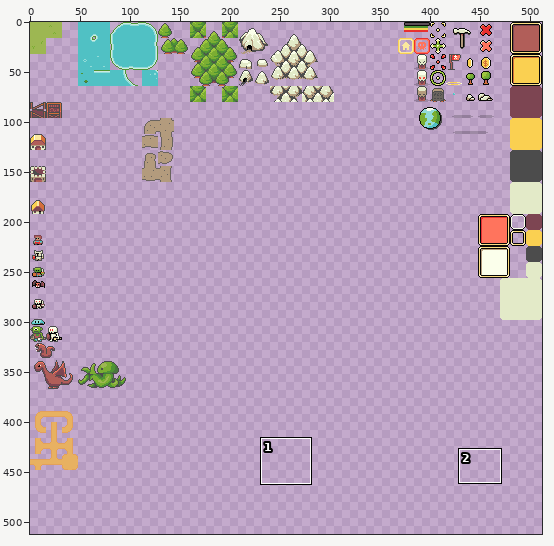
One commit to this sprite sheet: TownRaiser/TownRaiser/TownRaiserContent/MainTileset.png. The picture above shows the old version from afar; the outline marks the close-up.
Close-up. First the earlier version:
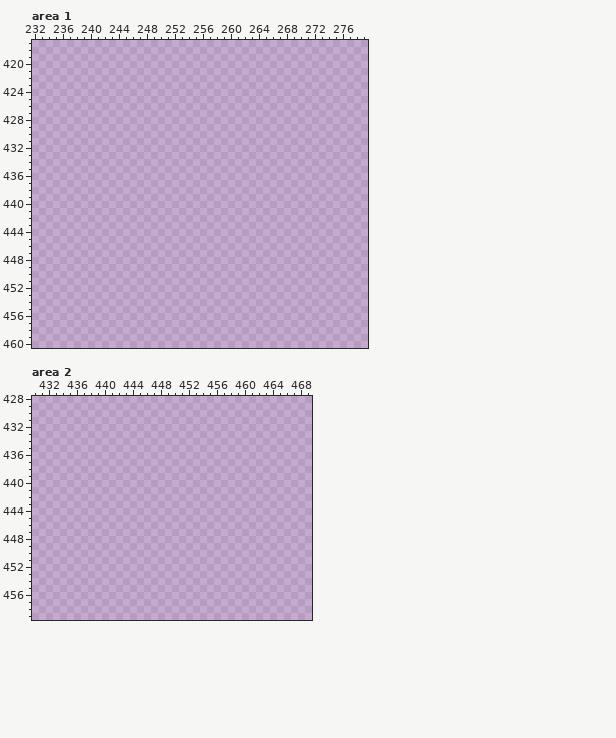
The file is 512x512 pixels. Colours within 5 levels of each other are drawn and written as one. Shown: area 1: x 232..279, y 417..460; area 2: x 430..469, y 428..459. The commit also changed other parts of the picture, which this record leaves out.
And afterwards:
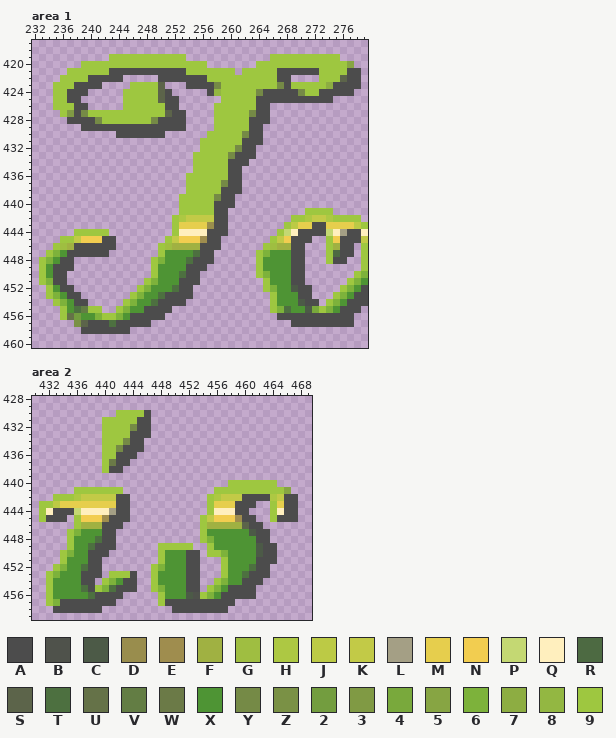
Palette (. is transparent): A #4c4c4c  B #4f524b  C #4c5a47  D #998d4d  E #9f8d4e  F #a0b142  G #9fbe41  H #adc843  J #bcca45  K #c2ca47  L #a49f85  M #e6ce4d  N #f2cd50  P #c4d873  Q #ffefbe  R #4d6a42  S #5c644a  T #4d7040  U #657248  V #637d44  W #6b7a47  X #4e9434  Y #758a46  Z #7a9145  2 #739d3f  3 #809a44  4 #79a93c  5 #87a543  6 #7db23b  7 #8dad42  8 #93b742  9 #9ec740
Change:
Area 1:
y 419: x 243..253 ........... -> 99999999999; x 266..275 .......... -> 9999999999
y 420: x 239..256 .................. -> 999999999999999999; x 264..277 .............. -> 99999999999995
y 421: x 237..260 ........................ -> 999999AAAAAAAAAAA9999999; x 262..278 ................. -> 99999AAAAAA9999AA
y 422: x 236..244 ......... -> 9999AAAAA; x 250..268 ................... -> AAAAAAA9999999999AA; x 273..278 ...... -> 999SAA
y 423: x 235..241 ....... -> 999AAAA; x 246..250 ..... -> 9999S; x 254..278 ......................... -> AAAAY99999999YA999997AAAA
y 424: x 235..239 ..... -> 99AAA; x 245..251 ....... -> 99999SA; x 257..277 ..................... -> A899999YAAAAAY99AAAAA
y 425: x 235..238 .... -> 99AA; x 245..252 ........ -> 99999SAA; x 259..274 ................ -> 99999AAAAAAAAAAA
y 426: x 235..239 ..... -> 999AA; x 245..252 ........ -> 999999AA; x 258..265 ........ -> 999999AA
y 427: x 236..253 .................. -> 93AY99999999999SAA; x 258..265 ........ -> 99999YAA
y 428: x 237..253 ................. -> AAAAY9999999YAAAA; x 258..265 ........ -> 99999AAA
y 429: x 239..253 ............... -> AAAAAAAAAAAAAAA; x 258..264 ....... -> 99999AA
y 430: x 244..250 ....... -> AAAAAAA; x 257..264 ........ -> 99999YAA
y 431: x 256..264 ......... -> 999999AAA
y 432: x 256..263 ........ -> 99999YAA
y 433: x 255..263 ......... -> 99999YAAA
y 434: x 255..262 ........ -> 99999AAA
y 435: x 255..261 ....... -> 99999AA
y 436: x 254..261 ........ -> 999999AA
y 437: x 254..261 ........ -> 99999YAA
y 438: x 254..261 ........ -> 99999AAA
y 439: x 253..260 ........ -> 99999YAA
y 440: x 253..260 ........ -> 99999AAA
y 441: x 253..259 ....... -> 99999AA; x 271..274 .... -> 9999
y 442: x 252..259 ........ -> 9HKKKKAA; x 269..278 .......... -> 99HKKH9999
y 443: x 252..259 ........ -> 9MMMMDAA; x 268..279 ............ -> 9JMMAAMMMMJ9
y 444: x 238..242 ..... -> 99999; x 252..259 ........ -> 9QQQQAAA; x 267..279 ............. -> 9PQAAAAPQLAAQ
y 445: x 236..243 ........ -> 99KNNNAA; x 251..258 ........ -> 9KNNNEAA; x 266..271 ...... -> 9KNAAA; x 274..279 ...... -> 9NAAAK
y 446: x 235..243 ......... -> 9GFAAAAAA; x 250..258 ......... -> 9GFFFFAAA; x 265..270 ...... -> 9GFFAA; x 274..277 .... -> 9FAA; x 279 . -> 9
y 447: x 234..242 ......... -> 96XAAAAAA; x 250..257 ........ -> 9XXXXTAA; x 264..270 ....... -> 96XXXAA; x 274..277 .... -> 9RAA; x 279 . -> 9
y 448: x 233..237 ..... -> 96XAA; x 249..257 ......... -> 96XXXTAAA; x 264..270 ....... -> 9XXXXAA; x 274..276 ... -> 9AA; x 279 . -> 9
y 449: x 233..237 ..... -> 9XAAA; x 249..256 ........ -> 9XXXXAAA; x 264..270 ....... -> 9XXXXAA; x 279 . -> 9
y 450: x 233..236 .... -> 9XAA; x 249..255 ....... -> 9XXXTAA; x 264..270 ....... -> 96XXXAA; x 278..279 .. -> 96
y 451: x 233..236 .... -> 96AA; x 248..255 ........ -> 96XXXAAA; x 265..270 ...... -> 9XXXAA; x 277..279 ... -> 96X
y 452: x 234..237 .... -> 9XAA; x 247..254 ........ -> 96XXXTAA; x 265..271 ....... -> 96XXCAA; x 276..279 .... -> 96XA
y 453: x 234..238 ..... -> 96XAA; x 246..254 ......... -> 96XXTAAAA; x 266..271 ...... -> 9XXXAA; x 275..279 ..... -> 96XAA
y 454: x 235..239 ..... -> 96XAA; x 245..253 ......... -> 96XXTAAAA; x 266..272 ....... -> 9XXXCAA; x 274..279 ...... -> 96XAAA
y 455: x 236..241 ...... -> 9XTV99; x 244..251 ........ -> 96XXAAAA; x 266..278 ............. -> 96TXXC496XAAA
y 456: x 236..250 ............... -> 9U2XX6996XAAAAA; x 267..277 ........... -> AAAAAAAAAAA
y 457: x 238..248 ........... -> ZSAAATAAAAA; x 269..277 ......... -> AAAAAAAAA
y 458: x 239..245 ....... -> AAAAAAA
Area 2:
y 430: x 442..446 ..... -> 9999A
y 431: x 440..446 ....... -> 99999AA
y 432: x 440..446 ....... -> 9999YAA
y 433: x 440..446 ....... -> 9999AAA
y 434: x 440..445 ...... -> 999YAA
y 435: x 440..445 ...... -> 99YAAA
y 436: x 440..444 ..... -> 99AAA
y 437: x 440..443 .... -> 9WAA
y 438: x 440..442 ... -> 9AA
y 440: x 458..464 ....... -> 9999999
y 441: x 436..442 ....... -> 9999999; x 456..466 ........... -> 99999999995
y 442: x 433..443 ........... -> 999HKKKKKAA; x 455..467 ............. -> 9HKKKAAAAHKAA
y 443: x 431..443 ............. -> 99JMMMMMMMMAA; x 455..461 ....... -> 9MMMAAA; x 464..467 .... -> 9MAA
y 444: x 431..443 ............. -> 9QAAAPQQQQLAA; x 455..460 ...... -> 9QQQAA; x 464..467 .... -> 9QAA
y 445: x 431..434 .... -> 9AAA; x 436..443 ........ -> 9NNNEAAA; x 454..461 ........ -> 9KNNNEAA; x 464..467 .... -> 9AAA
y 446: x 436..442 ....... -> 9FFFAAA; x 454..462 ......... -> 9FFFFFSAA
y 447: x 435..441 ....... -> 96XXXAA; x 454..463 .......... -> 9XXXXXXCAA
y 448: x 435..441 ....... -> 9XXXTAA; x 454..463 .......... -> 96XXXXXXAA
y 449: x 435..441 ....... -> 9XXTAAA; x 448..452 ..... -> 99999; x 455..464 .......... -> 9XXXXXXCAA
y 450: x 434..440 ....... -> 96XXAAA; x 448..453 ...... -> 9XXXAA; x 455..464 .......... -> 996XXXXCAA
y 451: x 434..439 ...... -> 9XXXAA; x 448..453 ...... -> 9XXXAA; x 457..464 ........ -> 9XXXXAAA
y 452: x 433..439 ....... -> 96XXTAA; x 447..453 ....... -> 96XXXAA; x 457..463 ....... -> 9XXXTAA
y 453: x 432..439 ........ -> 96XXXAAA; x 441..444 .... -> 999A; x 447..453 ....... -> 9XXXXAA; x 457..463 ....... -> 9XXTAAA
y 454: x 432..438 ....... -> 9XXXXAA; x 440..444 ..... -> 96XAA; x 447..453 ....... -> 9XXXXAA; x 456..462 ....... -> 96XXAAA
y 455: x 432..444 ............. -> 9XXXXTA96TAAA; x 447..453 ....... -> 96XXXAA; x 455..461 ....... -> 96XAAAA
y 456: x 432..442 ........... -> 9XXXXXTAAAA; x 448..461 .............. -> 9XXXCB96XAAAAA
y 457: x 432..441 .......... -> 96AAAAAAAA; x 448..458 ........... -> 9AAAAAAAAAA
y 458: x 433..439 ....... -> AAAAAAA; x 450..457 ........ -> AAAAAAAA
Pixel boxes of the changes (left, top, right, bottom) in both close-ups:
added: (39, 54, 368, 334)
added: (39, 410, 298, 613)
